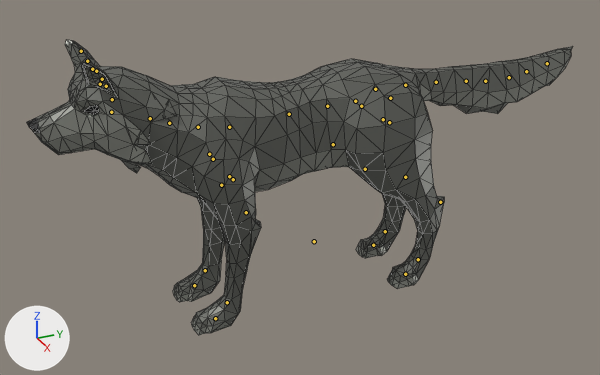
The glTF model demo/animals/Wolf.glb, before and after one commit.
Camera for both pictures: a camera (50 mm lens) standing at (6.66, -3.16, 4.43) and looking at (-0.04, -0.14, 1.08). The lights are fixed; the arrows at lower left show +X, +Y and +Z. The picture after the commit comes second. The bones that change, and the others that lie on the model, are drawn over the model as lines. Mesh edges are drawn as thin lines.

In view in the first picture: 'Wolf'.
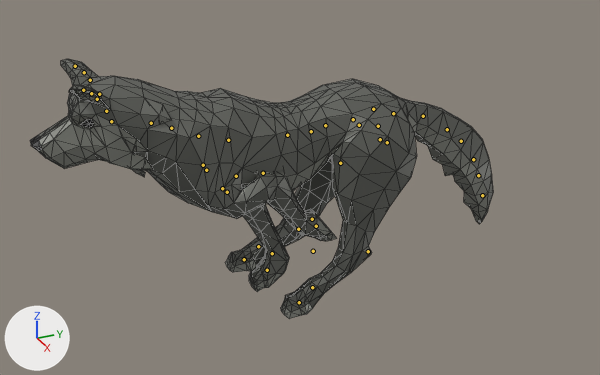
The newer file adds an action. The first version stands in its rest pose; the second is drawn at frame 7 of the action 'AnimalArmature|Gallop'.

Where the change shows, as pixel boxes [x1, y1, x2, y2] in the pictures (600 x 375 px):
'Wolf', posed (15% narrower, 12% shorter): before [27, 40, 573, 335]; after [30, 59, 493, 319]
bone 'Body', root to tip: before (314, 241) to (314, 240); after (313, 251) to (313, 249)
bone 'Back', root to tip: before (375, 89) to (375, 89); after (373, 109) to (373, 109)
bone 'Torso', root to tip: before (327, 106) to (327, 106); after (325, 125) to (325, 125)
bone 'Torso2', root to tip: before (289, 114) to (288, 114); after (287, 135) to (287, 135)
bone 'Neck1', root to tip: before (198, 127) to (197, 127); after (198, 136) to (197, 136)
bone 'Neck2', root to tip: before (169, 123) to (169, 122); after (171, 128) to (170, 128)
bone 'Neck3', root to tip: before (150, 118) to (149, 118); after (151, 123) to (150, 123)
bone 'Ear3.L', root to tip: before (102, 79) to (101, 79); after (91, 93) to (91, 93)
bone 'Ear4.L', root to tip: before (96, 71) to (96, 70); after (83, 90) to (83, 90)
bone 'Ear3.R', root to tip: before (87, 61) to (87, 60); after (84, 72) to (83, 72)
bone 'Ear4.R', root to tip: before (81, 51) to (80, 50); after (75, 66) to (74, 66)
bone 'FrontUpperLeg.L', root to tip: before (233, 179) to (233, 180); after (227, 192) to (227, 191)
bone 'FrontLowerLeg.L', root to tip: before (246, 212) to (245, 213); after (263, 173) to (263, 173)
bone 'FrontUpperLeg.R', root to tip: before (209, 154) to (209, 154); after (203, 165) to (203, 165)
bone 'FrontLowerLeg.R', root to tip: before (221, 185) to (221, 185); after (236, 176) to (236, 176)
bone 'BackShoulder.L', root to tip: before (383, 119) to (383, 120); after (380, 139) to (380, 139)
bone 'BackUpperLeg.L', root to tip: before (365, 169) to (366, 169); after (340, 163) to (341, 164)
bone 'BackShoulder.R', root to tip: before (361, 106) to (361, 106); after (359, 125) to (359, 125)
bone 'Tail1', root to tip: before (390, 98) to (391, 98); after (378, 126) to (378, 125)
bone 'Tail2', root to tip: before (405, 85) to (406, 85); after (393, 113) to (394, 113)
bone 'Tail3', root to tip: before (436, 82) to (436, 82); after (423, 116) to (423, 116)
bone 'Tail4', root to tip: before (466, 81) to (466, 81); after (447, 129) to (447, 130)
bone 'Tail5', root to tip: before (485, 81) to (486, 81); after (461, 141) to (461, 141)
bone 'Tail6', root to tip: before (509, 77) to (509, 77); after (473, 159) to (473, 160)
bone 'Tail7', root to tip: before (526, 71) to (527, 71); after (478, 175) to (478, 176)
bone 'Tail8', root to tip: before (547, 63) to (547, 63); after (482, 195) to (482, 196)
bone 'IKBackLeg.L', root to tip: before (418, 259) to (417, 260); after (312, 287) to (312, 288)
bone 'IKFrontLeg.L', root to tip: before (227, 302) to (226, 303); after (298, 229) to (299, 228)
bone 'IKBackLeg.R', root to tip: before (385, 231) to (384, 232); after (258, 246) to (257, 247)
bone 'IKFrontLeg.R', root to tip: before (205, 270) to (204, 271); after (272, 253) to (271, 254)

The change in detail:
Bone 'Body' (bone_body) moves from (0.0, 0.0, 0.0) to (0.0, -0.0011, 0.0001).
Bone 'Body' (bone_body) turns from (0, 0, 0) to (-4, 0, 0) degrees about its own x, y and z.
Bone 'Back' (bone_back) moves from (0.0, 0.0, 0.0) to (0.0, 0.0011, 0.0003).
Bone 'Back' (bone_back) turns from (0, 0, 0) to (3, 0, 0) degrees about its own x, y and z.
Bone 'Torso' (bone_torso) turns from (0, 0, 0) to (-3, 0, 0) degrees about its own x, y and z.
Bone 'Torso2' (bone_torso2) turns from (0, 0, 0) to (11, -1, 0) degrees about its own x, y and z.
Bone 'Neck1' (bone_neck1) turns from (0, 0, 0) to (0, 2, 1) degrees about its own x, y and z.
Bone 'Neck2' (bone_neck2) turns from (0, 0, 0) to (-7, -3, -8) degrees about its own x, y and z.
Bone 'Neck3' (bone_neck3) turns from (0, 0, 0) to (-9, -2, 2) degrees about its own x, y and z.
Bone 'Ear3.L' (bone_ear3_l) turns from (0, 0, 0) to (-18, 2, -5) degrees about its own x, y and z.
Bone 'Ear4.L' (bone_ear4_l) turns from (0, 0, 0) to (-22, 1, -5) degrees about its own x, y and z.
Bone 'Ear3.R' (bone_ear3_r) turns from (0, 0, 0) to (-18, -2, 5) degrees about its own x, y and z.
Bone 'Ear4.R' (bone_ear4_r) turns from (0, 0, 0) to (-22, -1, 5) degrees about its own x, y and z.
Bone 'FrontUpperLeg.L' (bone_frontupperleg_l) turns from (0, 0, 0) to (106, 3, 16) degrees about its own x, y and z.
Bone 'FrontLowerLeg.L' (bone_frontlowerleg_l) turns from (0, 0, 0) to (53, 0, 0) degrees about its own x, y and z.
Bone 'FrontUpperLeg.R' (bone_frontupperleg_r) turns from (0, 0, 0) to (54, -2, -10) degrees about its own x, y and z.
Bone 'FrontLowerLeg.R' (bone_frontlowerleg_r) turns from (0, 0, 0) to (13, 0, 0) degrees about its own x, y and z.
Bone 'BackShoulder.L' (bone_backshoulder_l) turns from (0, 0, 0) to (0, -43, 1) degrees about its own x, y and z.
Bone 'BackUpperLeg.L' (bone_backupperleg_l) turns from (0, 0, 0) to (1, 0, 0) degrees about its own x, y and z.
Bone 'BackShoulder.R' (bone_backshoulder_r) turns from (0, 0, 0) to (0, 55, -2) degrees about its own x, y and z.
Bone 'Tail1' (bone_tail1) moves from (0.0, 0.0, 0.0) to (0.0, -0.0013, 0.0001).
Bone 'Tail1' (bone_tail1) turns from (0, 0, 0) to (-3, 0, 0) degrees about its own x, y and z.
Bone 'Tail2' (bone_tail2) turns from (0, 0, 0) to (-6, 0, 0) degrees about its own x, y and z.
Bone 'Tail3' (bone_tail3) turns from (0, 0, 0) to (-17, 0, 0) degrees about its own x, y and z.
Bone 'Tail4' (bone_tail4) turns from (0, 0, 0) to (-5, 0, 0) degrees about its own x, y and z.
Bone 'Tail5' (bone_tail5) turns from (0, 0, 0) to (-22, 0, 0) degrees about its own x, y and z.
Bone 'Tail6' (bone_tail6) turns from (0, 0, 0) to (-21, 0, 0) degrees about its own x, y and z.
Bone 'Tail7' (bone_tail7) turns from (0, 0, 0) to (-11, 0, 0) degrees about its own x, y and z.
Bone 'Tail8' (bone_tail8) turns from (0, 0, 0) to (-31, 0, 0) degrees about its own x, y and z.
Bone 'IKBackLeg.L' (bone_ikbackleg_l) moves from (0.0, 0.0, 0.0) to (0.0, 0.0089, -0.008).
Bone 'IKFrontLeg.L' (bone_ikfrontleg_l) moves from (0.0, 0.0, 0.0) to (-0.0018, -0.0092, 0.003).
Bone 'IKFrontLeg.L' (bone_ikfrontleg_l) turns from (0, 0, 0) to (128, 0, 0) degrees about its own x, y and z.
Bone 'IKBackLeg.R' (bone_ikbackleg_r) moves from (0.0, 0.0, 0.0) to (0.0, 0.0098, -0.0113).
Bone 'IKBackLeg.R' (bone_ikbackleg_r) turns from (0, 0, 0) to (-7, 0, 0) degrees about its own x, y and z.
Bone 'IKFrontLeg.R' (bone_ikfrontleg_r) moves from (0.0, 0.0, 0.0) to (0.0016, -0.0052, 0.0043).
Bone 'IKFrontLeg.R' (bone_ikfrontleg_r) turns from (0, 0, 0) to (22, 0, 0) degrees about its own x, y and z.
